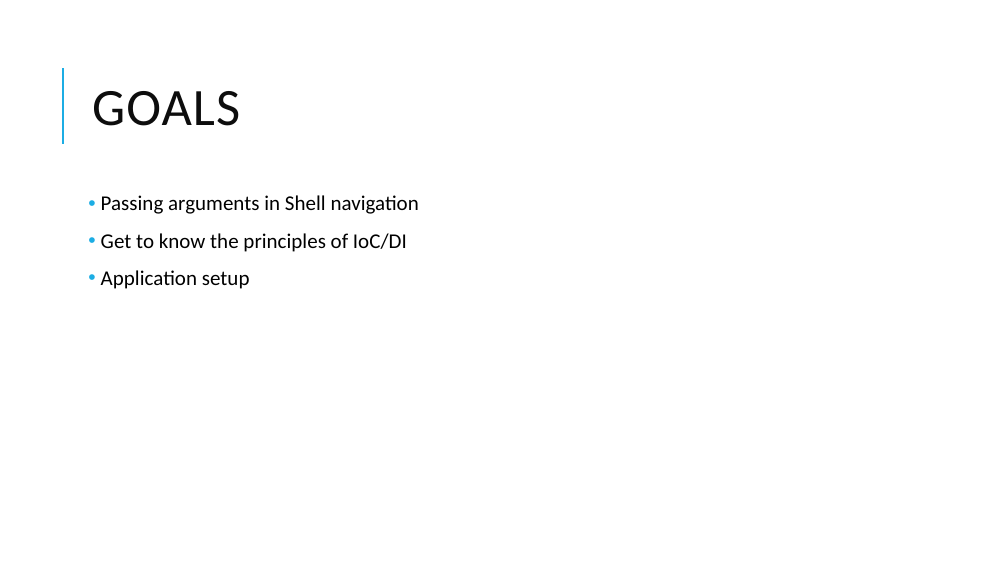
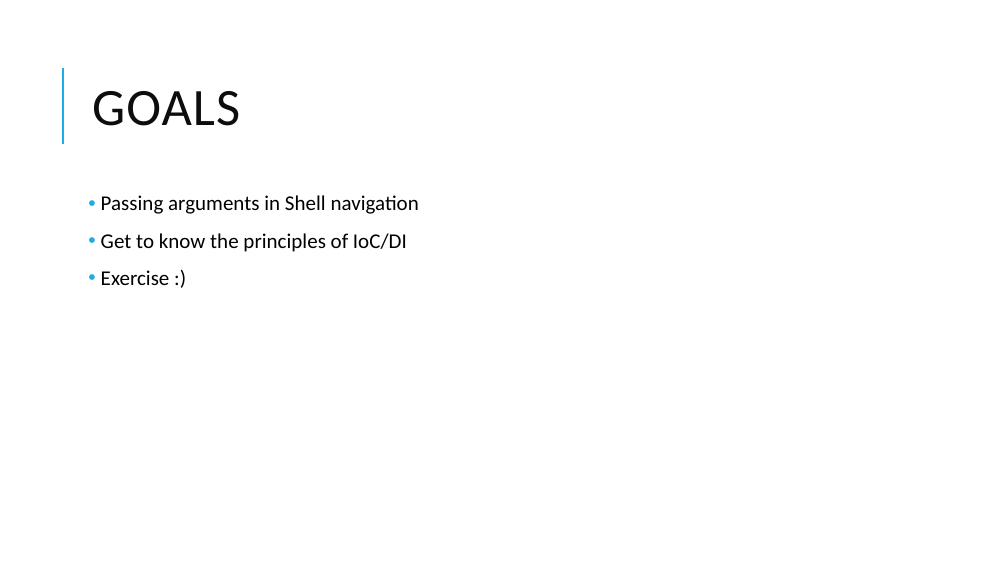
Before and after one commit to jasho/pv239-maui, a slide deck: slide 17 of 04_IoC/PV239-Xamarin-04_IoC.pptx. Drawn at 1008x567 pixels with LibreOffice and Linux fonts; fonts in the diff are those of the drawing. Boxes give left, top, right and bottom in pixels: in the first picture for what was removed or moved away, otherwise in the second. Text is boxed around its words. In the diff, an @@ line names an element or a change of style, - is before the commit and + after.

Commit message:
Fix typos + wording

```diff
--- a/04_IoC/PV239-Xamarin-04_IoC.pptx
+++ b/04_IoC/PV239-Xamarin-04_IoC.pptx
@@ text at box(101, 270, 170, 285): text changed @@
-• Application setup
+• Exercise :)
```
Also in this commit, not shown: 7 other slides changed.
